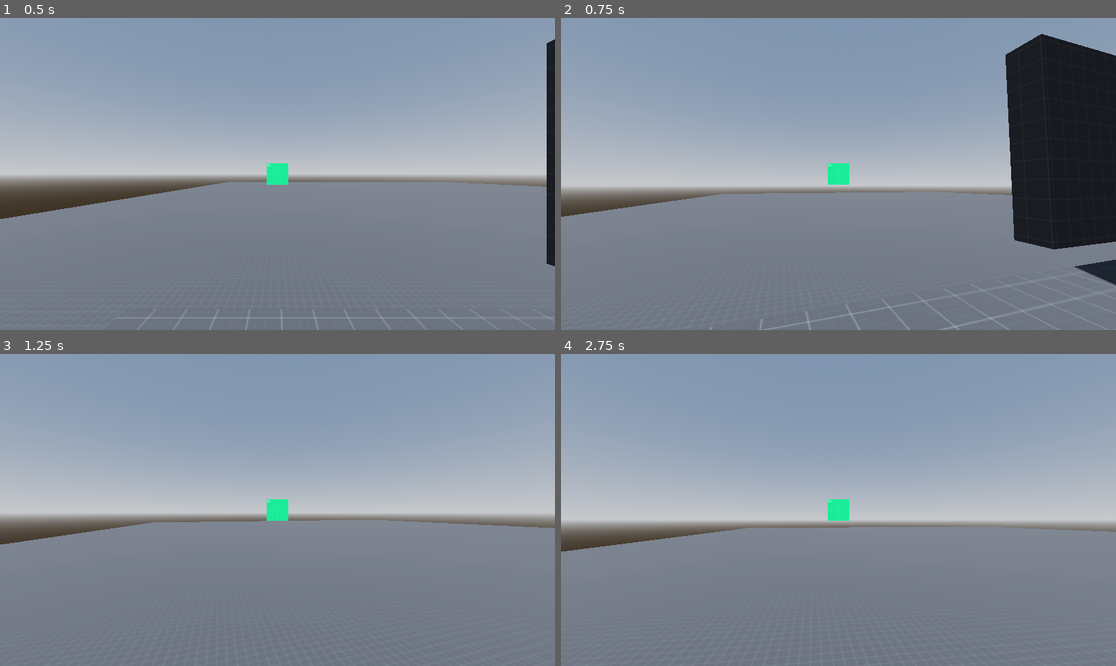
Above: before the commit, frames 1-4 (two rows, left to right).
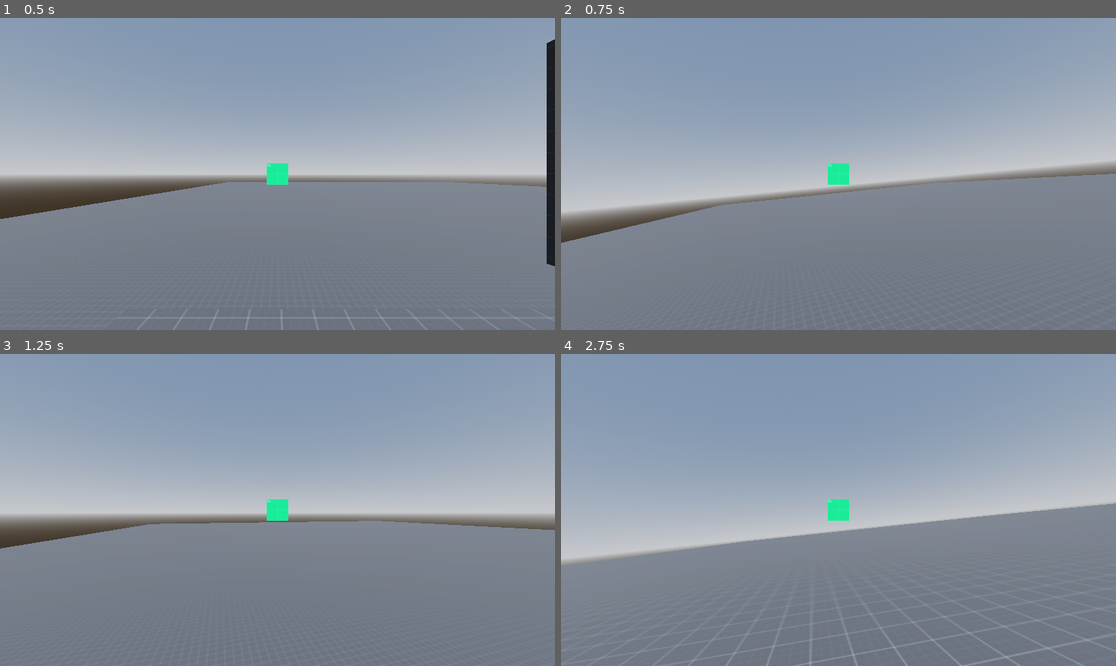
Above: after the commit, the same moments.

Repository: LDNSL/game123
Game: Godot game, scene res://bbbruh/Level1st.tscn
Two runs of this game, one before a commit and one after it. Both use one fixed random seed, a clock stepped at 60 frames per second and the inputs below. The project has no main scene, so this scene is started directly.
Inputs (mouse positions are in pixels of both pictures, inside the frame that each line leads up to):
- Up to frame 1 (0.5 s): no input
- Up to frame 2 (0.75 s): tap Enter (ui_accept) at 0.5 s; move the mouse to (866, 174) at 0.52 s; hold W (move_forward) from 0.53 s (still down); hold Ctrl (crouch) from 0.53 s (still down)
- Up to frame 3 (1.25 s): keep holding W (move_forward); keep holding Ctrl (crouch); tap Space (jump) at 0.77 s; tap Middle mouse button (dash) at 0.8 s
- Up to frame 4 (2.75 s): keep holding W (move_forward); move the mouse to (810, 510) at 1.27 s; release Ctrl (crouch) at 1.28 s; tap Middle mouse button (dash) at 1.35 s; tap Space (jump) at 1.52 s; tap Shift (sprint) at 1.55 s; move the mouse to (849, 503) at 2.02 s; hold Shift (sprint) from 2.03 s (still down); tap Ctrl (crouch) at 2.3 s

Frame 1 is identical in both runs. In frame 2, 18% of the frame differs, in the area x 0-100%, y 5-100%; in frame 3, 0.6%; in frame 4, 6.1%.

Commit message:
update to the sliding (holding ctrl mid air will auto slide when hitting the ground.

Diff:
--- a/stuff idrk/newscript.gd
+++ b/stuff idrk/newscript.gd
@@ -119,8 +119,9 @@
 			Input.set_mouse_mode(Input.MOUSE_MODE_CAPTURED)
 	#state type movement
 	#crouching
-	if Input.is_action_pressed("crouch") and is_on_floor() == false:
+	if Input.is_action_pressed("crouch") and is_on_floor() == false and Input.is_action_pressed("sprint"):
 		anchor_fall = true
+		print("true")
 	else:
 		anchor_fall = false
 	if Input.is_action_pressed("crouch") or sliding:
@@ -130,7 +131,7 @@
 		crouching_collision.disabled = false
 
 		#start of slide
-		if sprinting and input_dir != Vector2.ZERO and is_on_floor():
+		if sprinting and input_dir != Vector2.ZERO and is_on_floor() or Input.is_action_just_pressed("crouch"):
 			sliding = true
 			slide_vector = input_dir
 			free_looking = true
@@ -278,6 +279,8 @@
 			if direction == Vector3.ZERO:
 				direction = (transform.basis * Vector3(0,0.0,-1)).normalized()
 			SPEED = dash_speed
+			if is_on_floor() == false:
+				SPEED += gravity/5
 			sliding = false
 			print("true")
 		else:
